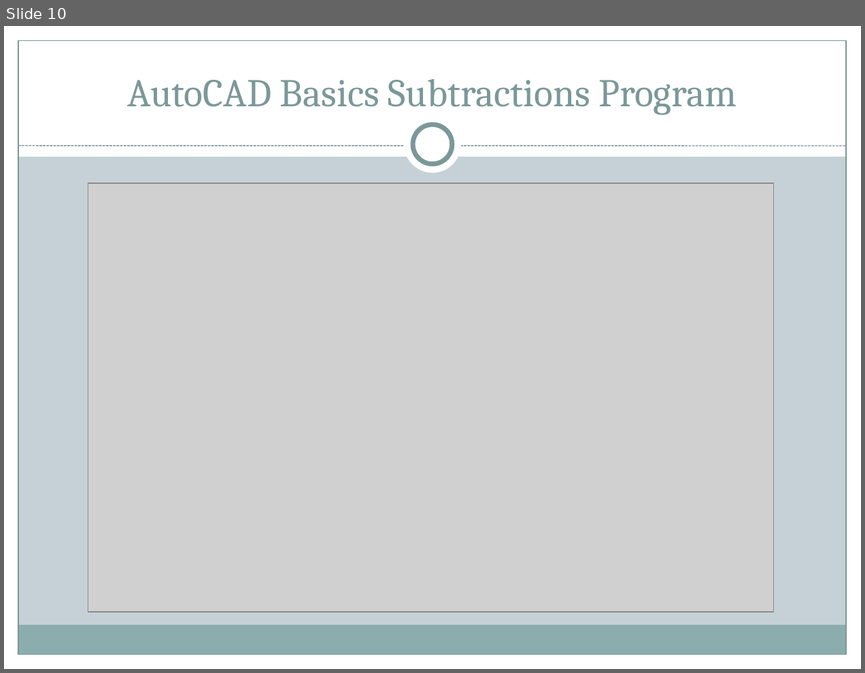
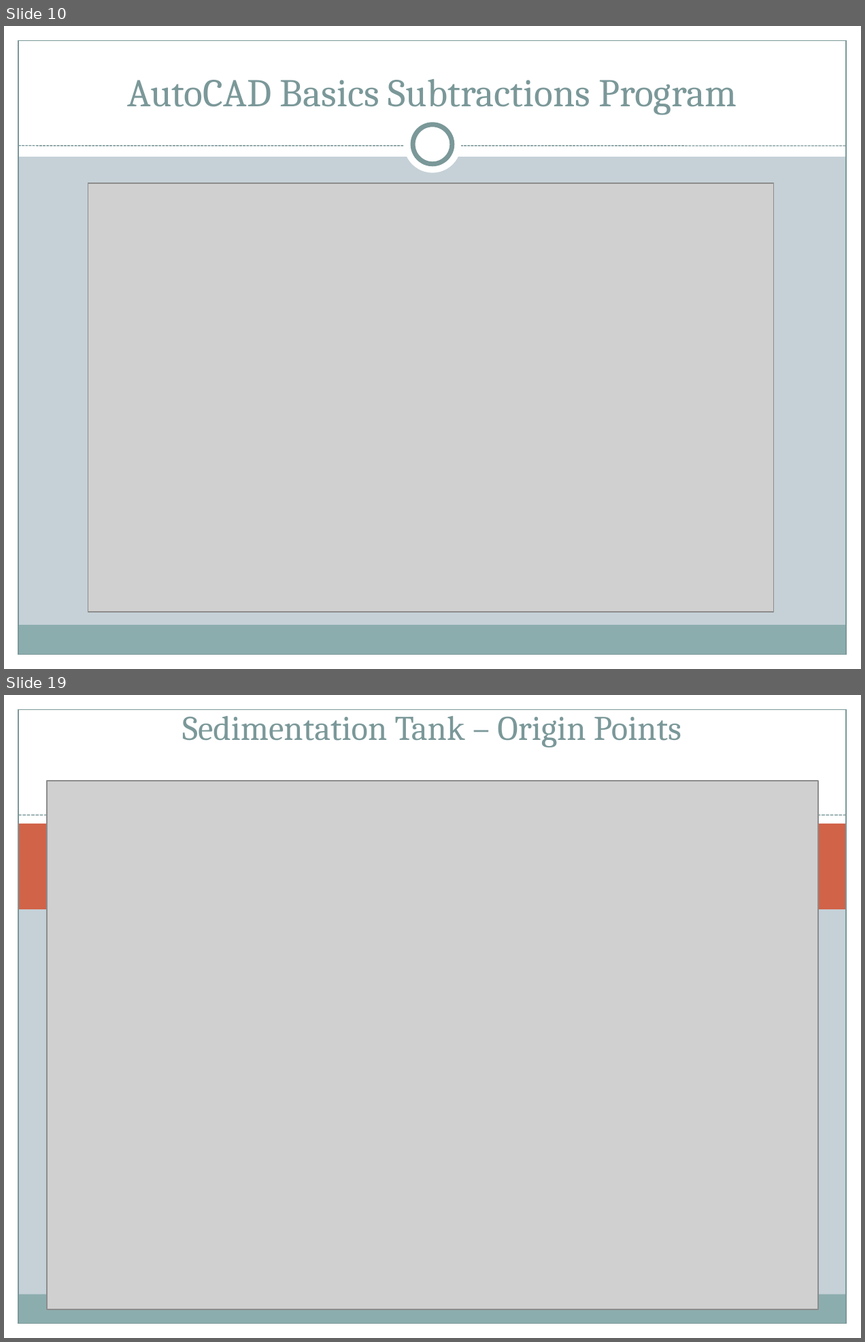
Before and after one commit to AguaClara/mathcad, a slide deck: Automated Design/AutoCAD Help (Documentation)/Automated Design.ppt. Shown one above the other, each under a label of ours: slide 10 before the commit, slides 10 and 19 after it; the slides between them are not shown. The pictures are 865x673 and 865x1342 pixels, drawn with LibreOffice and Linux fonts; fonts in the diff are those of the drawing; grey boxes stand for pictures. Boxes give left, top, right and bottom in pixels: in the first picture for what was removed or moved away, otherwise in the second. Text is boxed around its words. In the diff, an @@ line names an element or a change of style, - is before the commit and + after.

```diff
--- a/Automated Design/AutoCAD Help (Documentation)/Automated Design.ppt
+++ b/Automated Design/AutoCAD Help (Documentation)/Automated Design.ppt
@@ slide 19 added at <box>4,695,861,1338</box>, background #C5D1D7; not listed: 5 template elements that a slide beside it also shows @@
@@ rectangle added at <box>4,695,861,830</box>, fill #FFFFFF @@
@@ title added at <box>182,709,681,747</box>, 29 pt, text #7B9899 @@
+Sedimentation Tank – Origin Points
@@ picture added at <box>47,781,818,1309</box> @@
@@ line added from (18, 815) to (847, 815), #7B9899 0.91 pt dashed @@
@@ rectangle added at <box>18,824,847,909</box>, fill #D16349 @@
```
Also in this commit, not shown: 2 slides changed, 22 other slides added, 1 other file.
